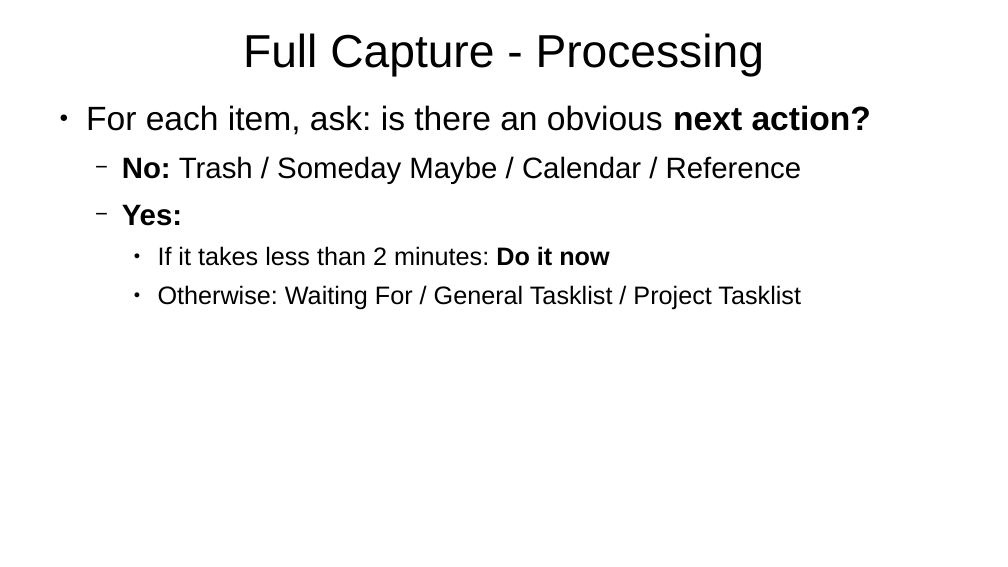
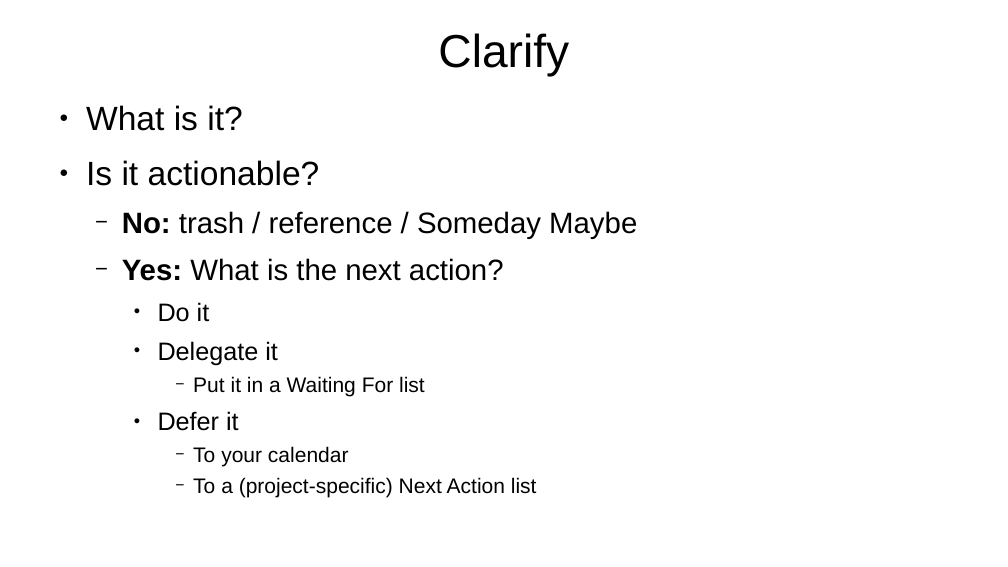
Before and after one commit to arnegevaert/SC26, a slide deck: slide 37 of personal_effectiveness.odp (slide 28 before the commit). Drawn at 1008x567 pixels with LibreOffice and Linux fonts; fonts in the diff are those of the drawing. Boxes give left, top, right and bottom in pixels: in the first picture for what was removed or moved away, otherwise in the second. Text is boxed around its words. In the diff, an @@ line names an element or a change of style, - is before the commit and + after.

```diff
--- a/personal_effectiveness.odp
+++ b/personal_effectiveness.odp
@@ title at [438,33,569,77]: text changed @@
-Full Capture - Processing
+Clarify
@@ text at [86,105,637,498]: text changed; size 24 to 20 pt @@
-● For each item, ask: is there an obvious next action?
-  − No: Trash / Someday Maybe / Calendar / Reference
-  − Yes:
-    ● If it takes less than 2 minutes: Do it now
-    ● Otherwise: Waiting For / General Tasklist / Project Tasklist
+● What is it?
+● Is it actionable?
+  − No: trash / reference / Someday Maybe
+  − Yes: What is the next action?
+    ● Do it
+    ● Delegate it
+      − Put it in a Waiting For list
+    ● Defer it
+      − To your calendar
+      − To a (project-specific) Next Action list
```
Also in this commit, not shown: 6 other slides changed, 14 slides added, 5 slides removed.
